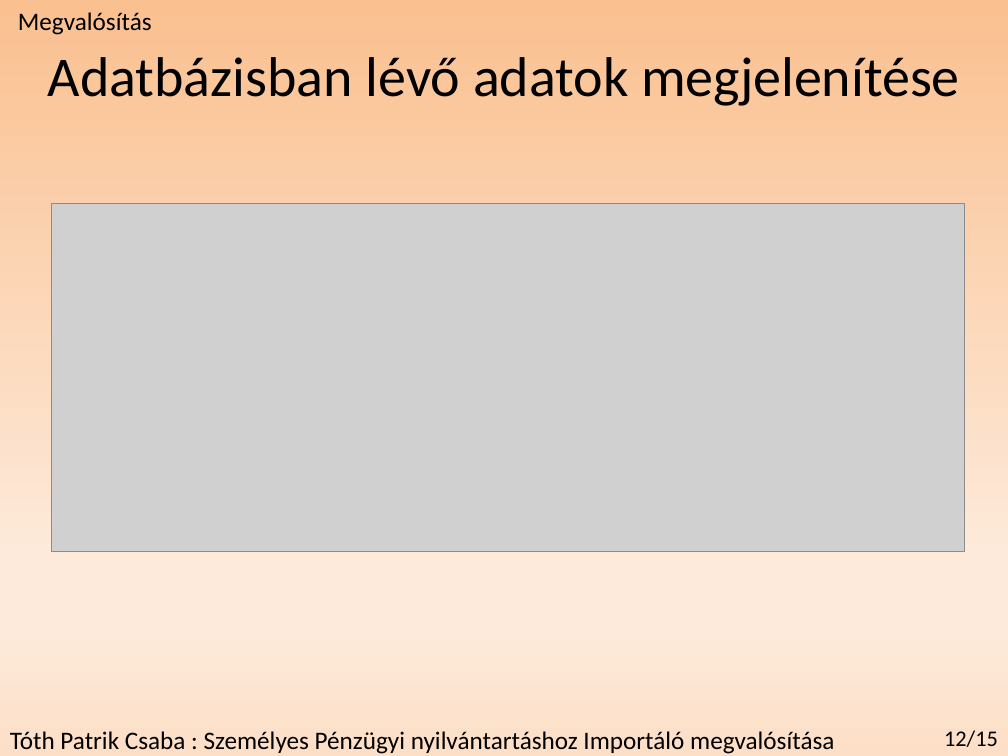
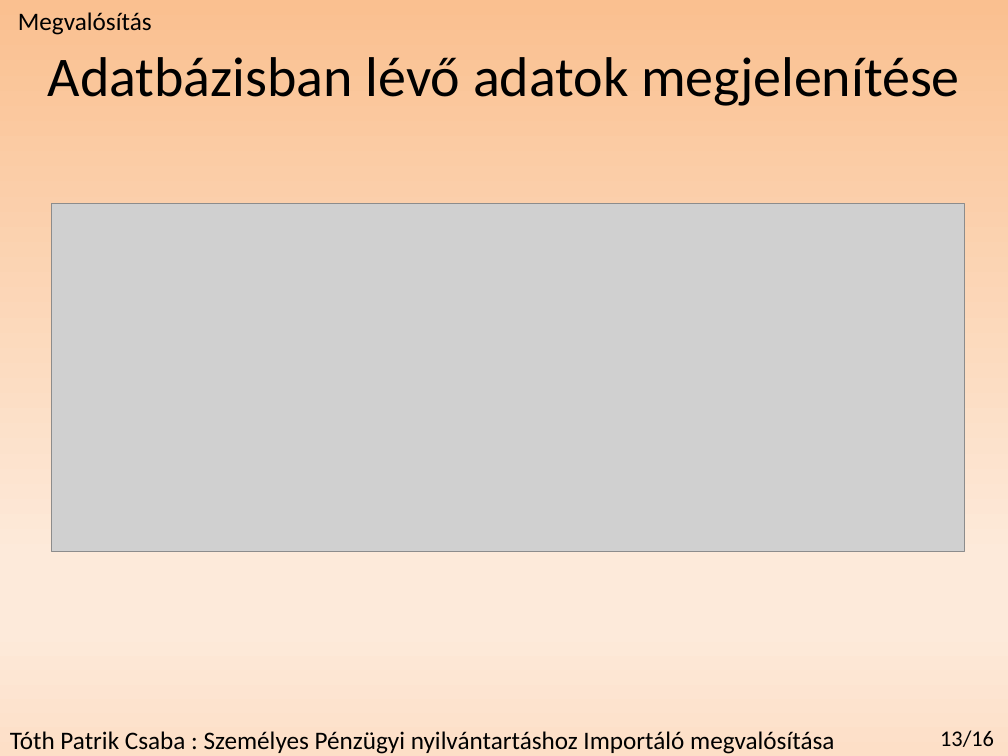
Before and after one commit to redizaar/MoneyManager, a slide deck: slide 14 of féléveselőadás_szakdoga.pptx. Drawn at 1008x756 pixels with LibreOffice and Linux fonts; fonts in the diff are those of the drawing; grey boxes stand for pictures. Boxes give left, top, right and bottom in pixels: in the first picture for what was removed or moved away, otherwise in the second. Text is boxed around its words. In the diff, an @@ line names an element or a change of style, - is before the commit and + after.

```diff
--- a/féléveselőadás_szakdoga.pptx
+++ b/féléveselőadás_szakdoga.pptx
@@ text at (x1=940, y1=730, x2=994, y2=747): text changed @@
-12/15
+13/16
```
Also in this commit, not shown: 15 other slides changed.
